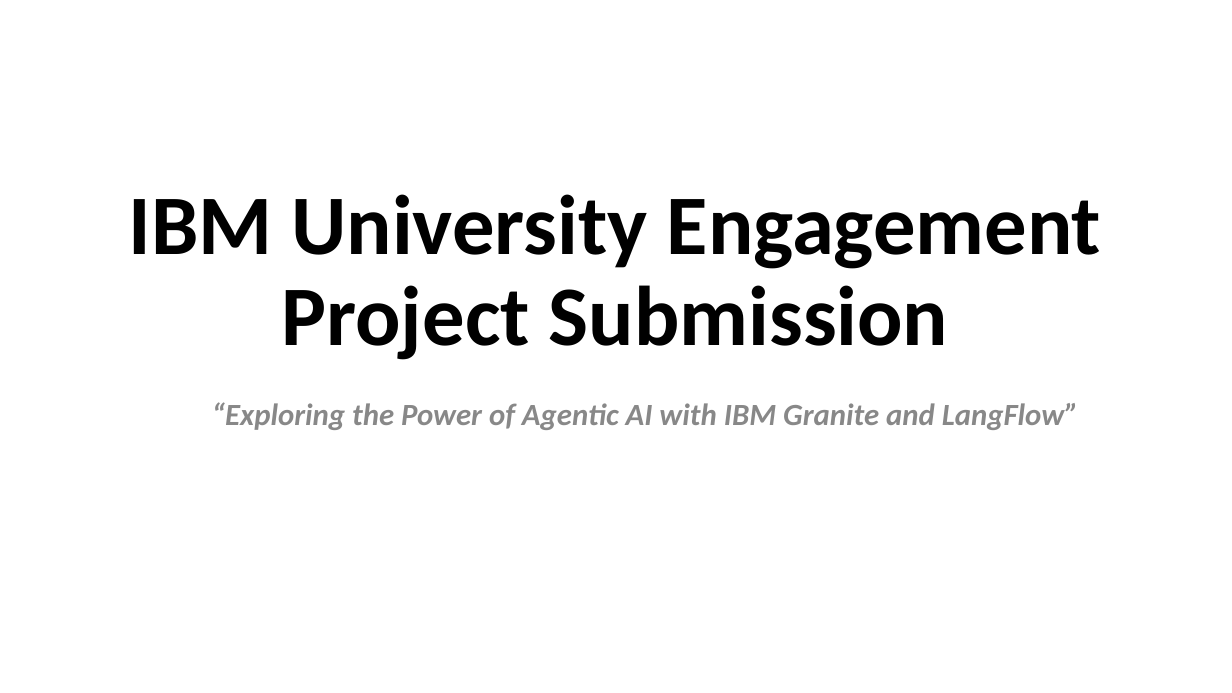
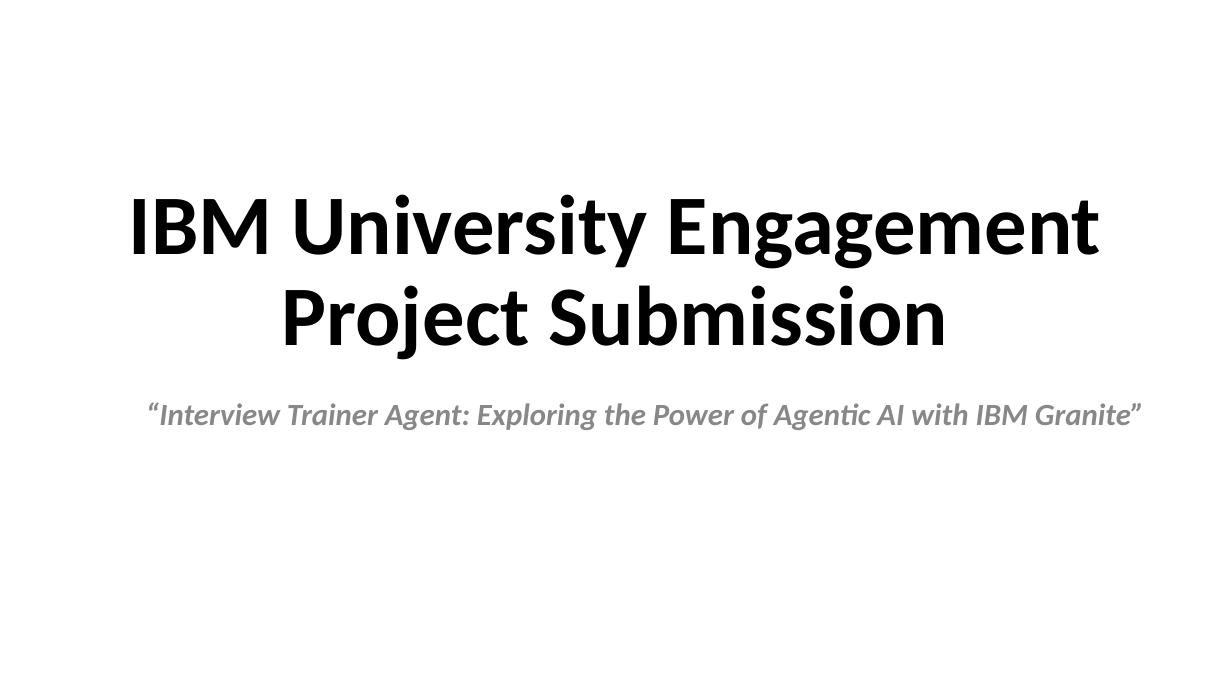
Before and after one commit to udhaya-0811/Interview-Trainer-Agent-Project, a slide deck: slide 1 of Interview_Trainer_Agent_Submission.pptx. Drawn at 1232x693 pixels with LibreOffice and Linux fonts; fonts in the diff are those of the drawing. Boxes give left, top, right and bottom in pixels: in the first picture for what was removed or moved away, otherwise in the second. Text is boxed around its words. In the diff, an @@ line names an element or a change of style, - is before the commit and + after.

Commit message:
Add PPTX presentation, problem statement PDF, and token usage tracking
- Interview_Trainer_Agent_Submission.pptx: fully filled 16-slide presentation
- Problem_Statement_22_Interview_Trainer_Agent.pdf: problem statement
- granite_client.py: added token usage tracking (input/output/total per session)

```diff
--- a/Interview_Trainer_Agent_Submission.pptx
+++ b/Interview_Trainer_Agent_Submission.pptx
@@ text at (146, 402, 1144, 430): text changed @@
-“Exploring the Power of Agentic AI with IBM Granite and LangFlow”
+“Interview Trainer Agent: Exploring the Power of Agentic AI with IBM Granite”
```
Also in this commit, not shown: 11 other slides changed, 2 slides added, 3 slides removed, 2 other files.
